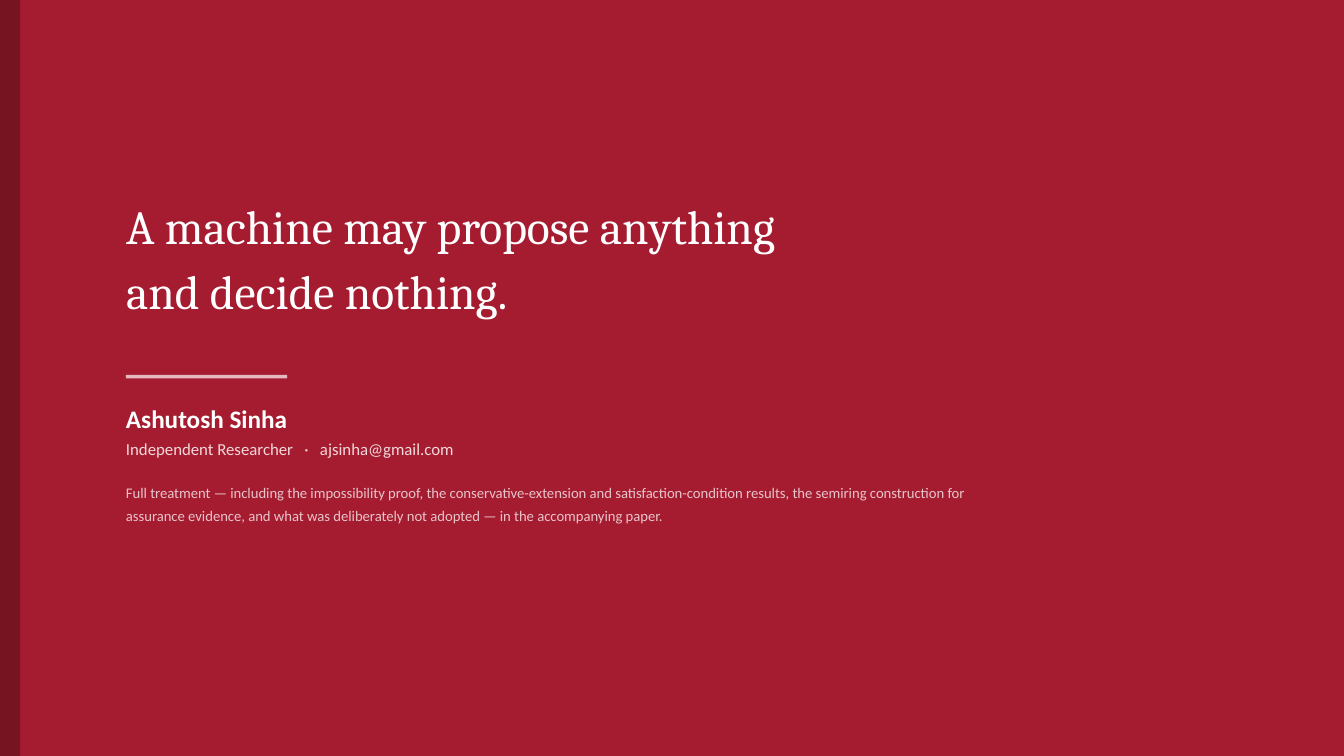
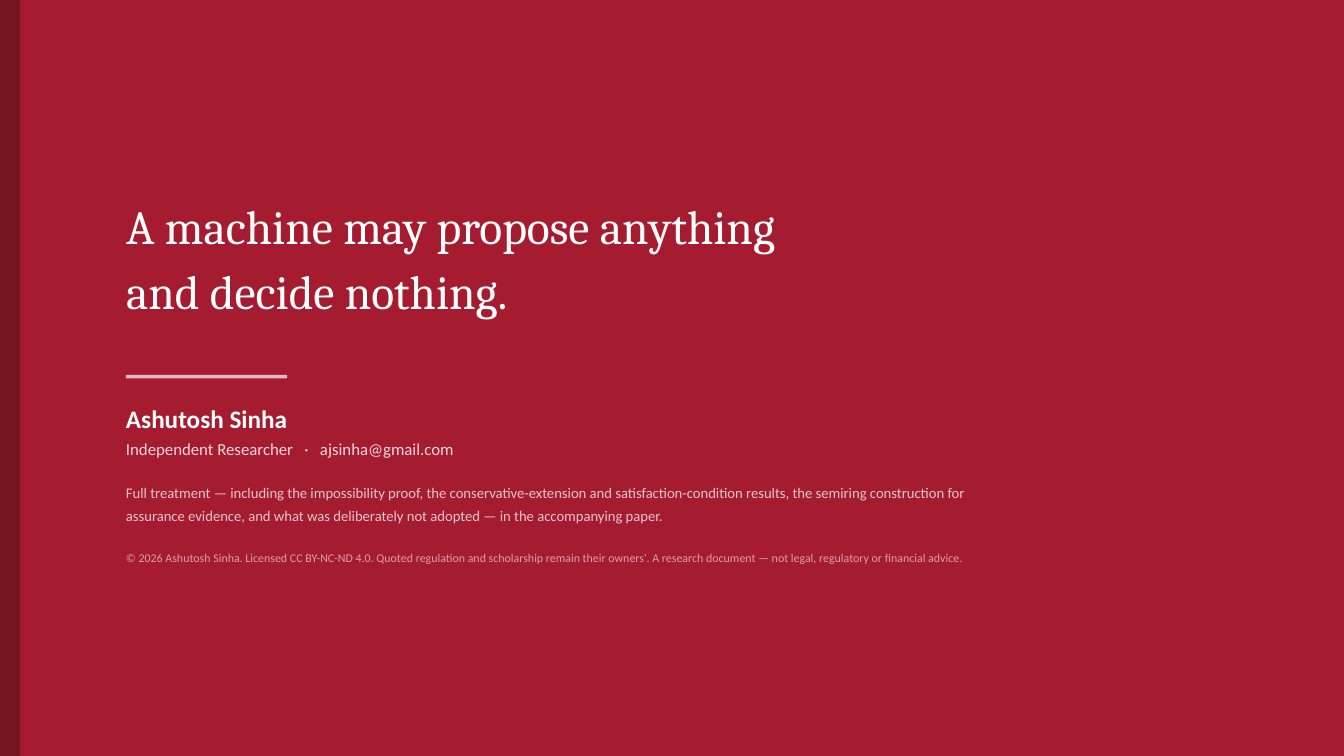
Before and after one commit to ajsinha/maya, a slide deck: slide 26 of docs/Models-as-Parametric-Kernels.pptx. Drawn at 1344x756 pixels with LibreOffice and Linux fonts; fonts in the diff are those of the drawing. Boxes give left, top, right and bottom in pixels: in the first picture for what was removed or moved away, otherwise in the second. Text is boxed around its words. In the diff, an @@ line names an element or a change of style, - is before the commit and + after.

```diff
--- a/docs/Models-as-Parametric-Kernels.pptx
+++ b/docs/Models-as-Parametric-Kernels.pptx
@@ text at (x1=139, y1=554, x2=962, y2=564): paragraph added @@
+© 2026 Ashutosh Sinha. Licensed CC BY-NC-ND 4.0. Quoted regulation and scholarship remain their owners'. A research document — not legal, regulatory or financial advice.
```
Also in this commit, not shown: 42 other files.
